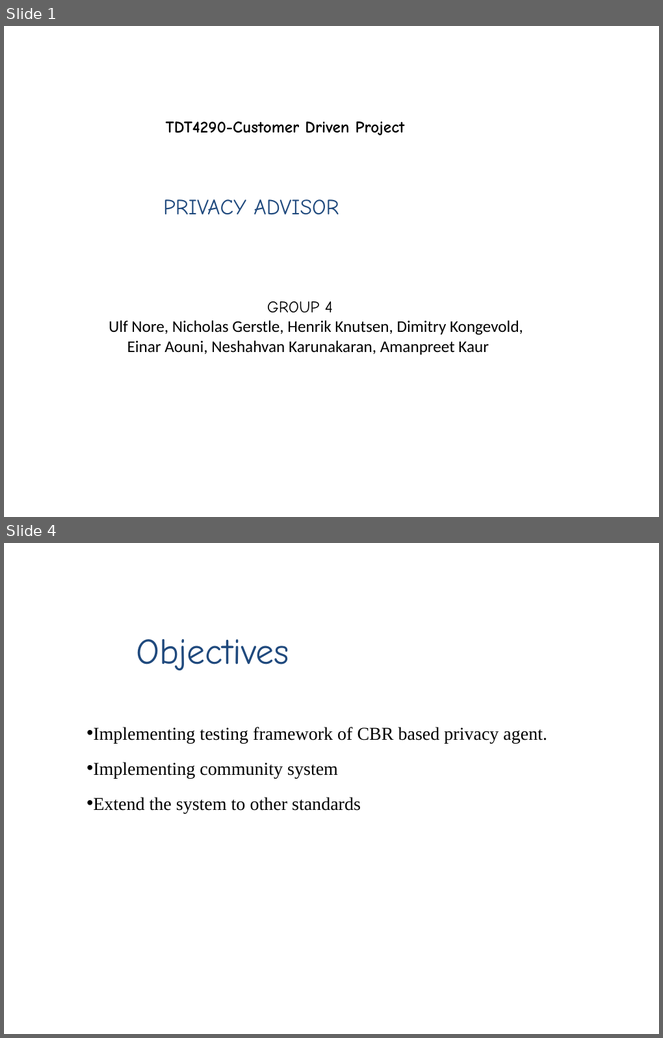
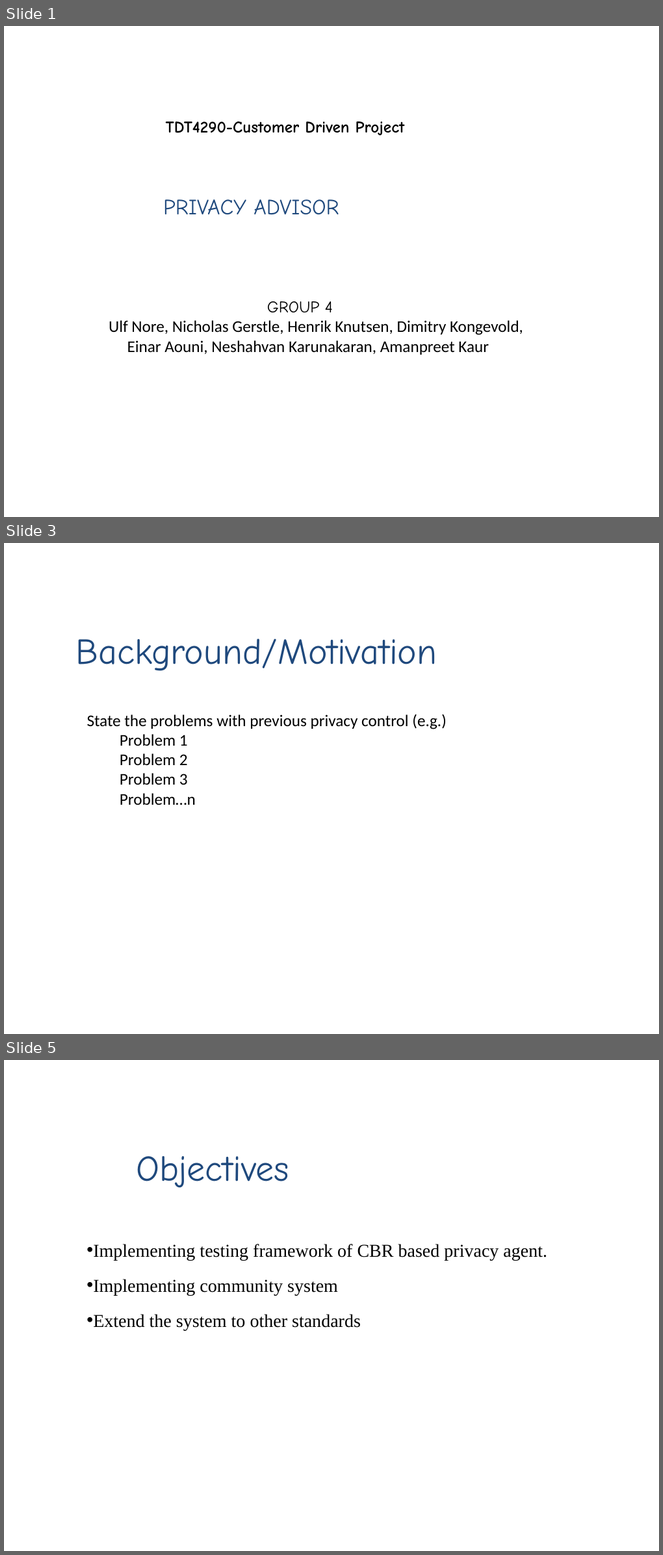
Before and after one commit to iernie/Costumer-Driven-Project, a slide deck: report/DesignReport/Presentation1.pptx. Shown one above the other, each under a label of ours: slides 1 and 4 before the commit, slides 1, 3 and 5 after it; the slides between them are not shown. The pictures are 663x1038 and 663x1555 pixels, drawn with LibreOffice and Linux fonts; fonts in the diff are those of the drawing; background and template pictures are left out. Boxes give left, top, right and bottom in pixels: in the first picture for what was removed or moved away, otherwise in the second. Text is boxed around its words. In the diff, an @@ line names an element or a change of style, - is before the commit and + after.

```diff
--- a/report/DesignReport/Presentation1.pptx
+++ b/report/DesignReport/Presentation1.pptx
@@ slide 3 added at box(4, 543, 659, 1034), background picture (left out) @@
@@ text added at box(76, 639, 438, 671), 40 pt, text #1F497D @@
+Background/Motivation
@@ text added at box(87, 714, 447, 805), 18 pt, text #000000 @@
+State the problems with previous privacy control (e.g.)
+  Problem 1
+  Problem 2
+  Problem 3
+  Problem…n
@@ what was slide 4 is now slide 5 @@
```
Also in this commit, not shown: 3 slides changed, 4 other slides added, 3 slides removed, 1 other file.
